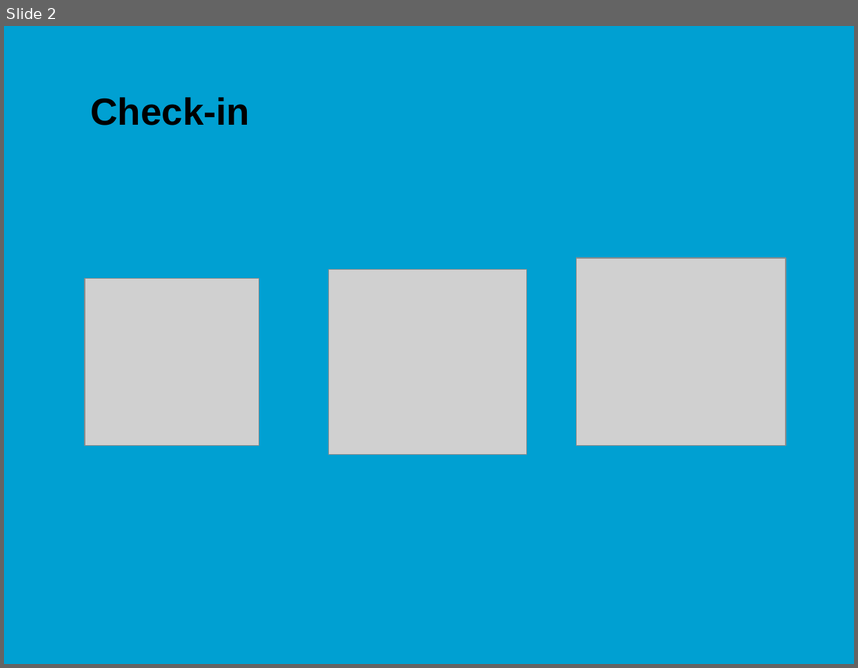
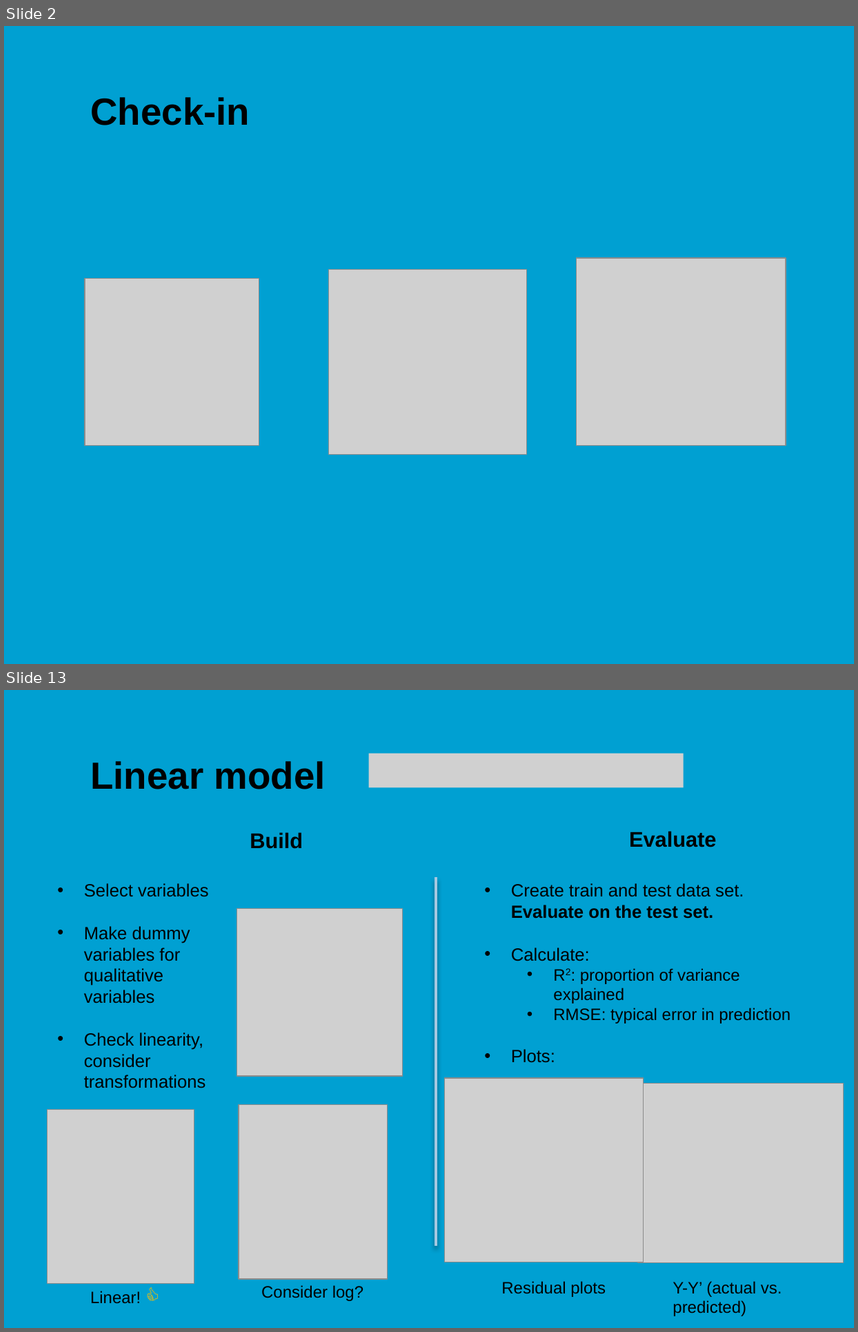
Before and after one commit to jonasmoons/data-driven-learning, a slide deck: slides/ddl-w6l1.pptx. Shown one above the other, each under a label of ours: slide 2 before the commit, slides 2 and 13 after it; the slides between them are not shown. The pictures are 858x668 and 858x1332 pixels, drawn with LibreOffice and Linux fonts; fonts in the diff are those of the drawing; grey boxes stand for pictures; background and template pictures are left out. Boxes give left, top, right and bottom in pixels: in the first picture for what was removed or moved away, otherwise in the second. Text is boxed around its words. In the diff, an @@ line names an element or a change of style, - is before the commit and + after.

```diff
--- a/slides/ddl-w6l1.pptx
+++ b/slides/ddl-w6l1.pptx
@@ slide 13 added at [4,690,854,1328], background picture (left out) @@
@@ title added at [90,761,326,789], 32 pt, text #000000, bold @@
+Linear model
@@ picture added at [369,753,683,787] @@
@@ text added at [250,832,303,849], 18 pt, text #000000, bold @@
+Build
@@ text added at [629,831,717,847], 18 pt, text #000000, bold @@
+Evaluate
@@ text added at [84,883,209,1088], 15 pt, text #000000 @@
+• Select variables
+• Make dummy variables for qualitative variables
+• Check linearity, consider transformations
@@ line added from (436, 877) to (436, 1245), #A5C9E1 2.25 pt @@
@@ text added at [511,883,791,1063], 15 pt, text #000000 @@
+• Create train and test data set. Evaluate on the test set.
+• Calculate:
+  • R2: proportion of variance explained
+  • RMSE: typical error in prediction
+• Plots:
@@ picture added at [237,909,403,1076] @@
@@ picture added at [444,1078,643,1261] @@
@@ picture added at [638,1083,844,1262] @@
@@ picture added at [47,1109,194,1283] @@
@@ picture added at [239,1105,388,1279] @@
@@ text added at [261,1285,363,1301], 14 pt, text #000000 @@
+Consider log?
@@ text added at [501,1281,606,1297], 14 pt, text #000000 @@
+Residual plots
@@ text added at [673,1281,782,1316], 14 pt, text #000000 @@
+Y-Y’ (actual vs. predicted)
@@ text added at [90,1290,141,1303], 14 pt, text #000000 @@
+Linear! 👍
```
Also in this commit, not shown: 5 slides changed, 21 other slides added, 11 slides removed, 7 other files.
